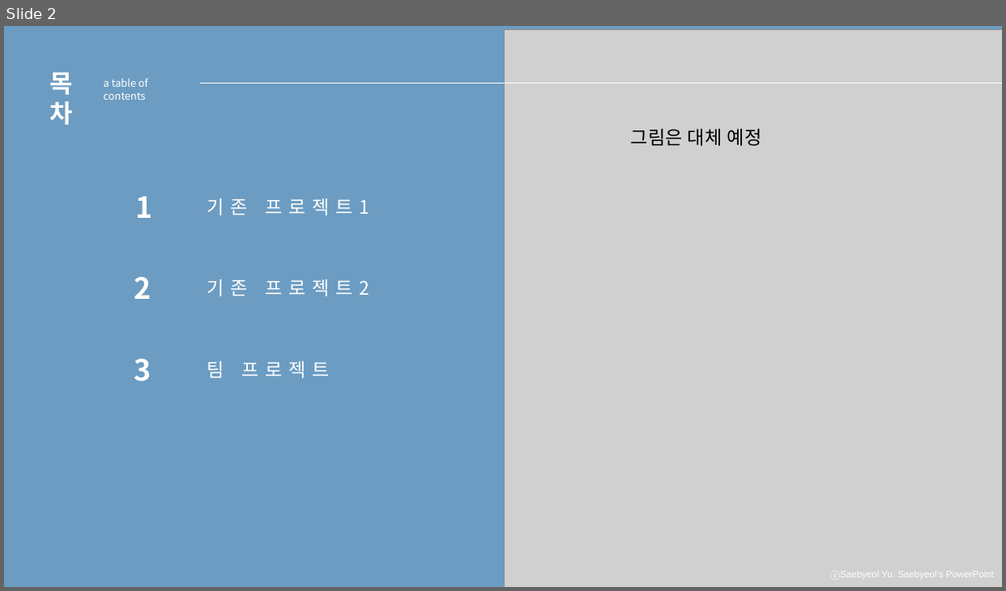
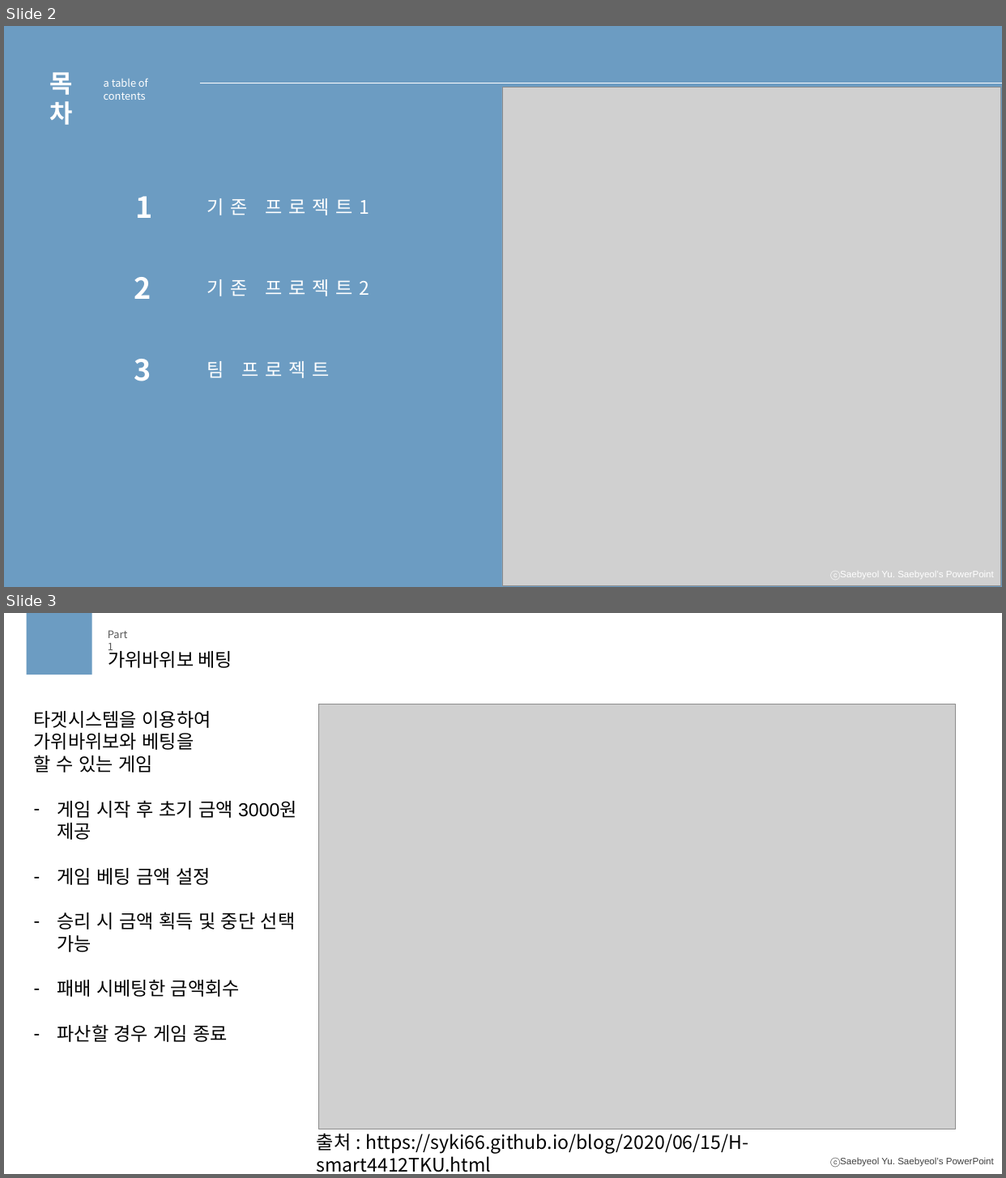
Before and after one commit to meohyun1/IoT_Proj, a slide deck: doc/IoT_1차발표.pptx. Shown one above the other, each under a label of ours: slide 2 before the commit, slides 2 and 3 after it. The pictures are 1006x591 and 1006x1178 pixels, drawn with LibreOffice and Linux fonts; fonts in the diff are those of the drawing; grey boxes stand for pictures. Boxes give left, top, right and bottom in pixels: in the first picture for what was removed or moved away, otherwise in the second. Text is boxed around its words. In the diff, an @@ line names an element or a change of style, - is before the commit and + after.

```diff
--- a/doc/IoT_1차발표.pptx
+++ b/doc/IoT_1차발표.pptx
@@ slide 3 added at (4, 613, 1002, 1174), background #FFFFFF; not listed: 1 template element that a slide beside it also shows @@
@@ rectangle added at (27, 613, 92, 675), fill #6C9CC2 @@
@@ text added at (108, 630, 127, 654), 10 pt, text #595959 @@
+Part 1
@@ text added at (108, 648, 232, 668), 18 pt, text #000000 @@
+가위바위보 베팅
@@ picture added at (319, 705, 956, 1130) @@
@@ text added at (34, 711, 297, 1042), 18 pt, text #000000 @@
+타겟시스템을 이용하여
+가위바위보와 베팅을
+할 수 있는 게임
+– 게임 시작 후 초기 금액 3000원 제공
+– 게임 베팅 금액 설정
+– 승리 시 금액 획득 및 중단 선택 가능
+– 패배 시베팅한 금액회수
+– 파산할 경우 게임 종료
@@ text added at (317, 1133, 748, 1173), 18 pt, text #000000 @@
+출처 : https://syki66.github.io/blog/2020/06/15/H-smart4412TKU.html
@@ slide 2 changed as well @@
@@ picture: place and size @@
-picture at (504, 29, 1002, 587)
+picture at (503, 88, 1002, 587)
@@ text removed at (631, 129, 762, 146) @@
-그림은 대체 예정
```
Also in this commit, not shown: 1 other slide changed, 7 other slides added, 5 slides removed, 5 other files.
